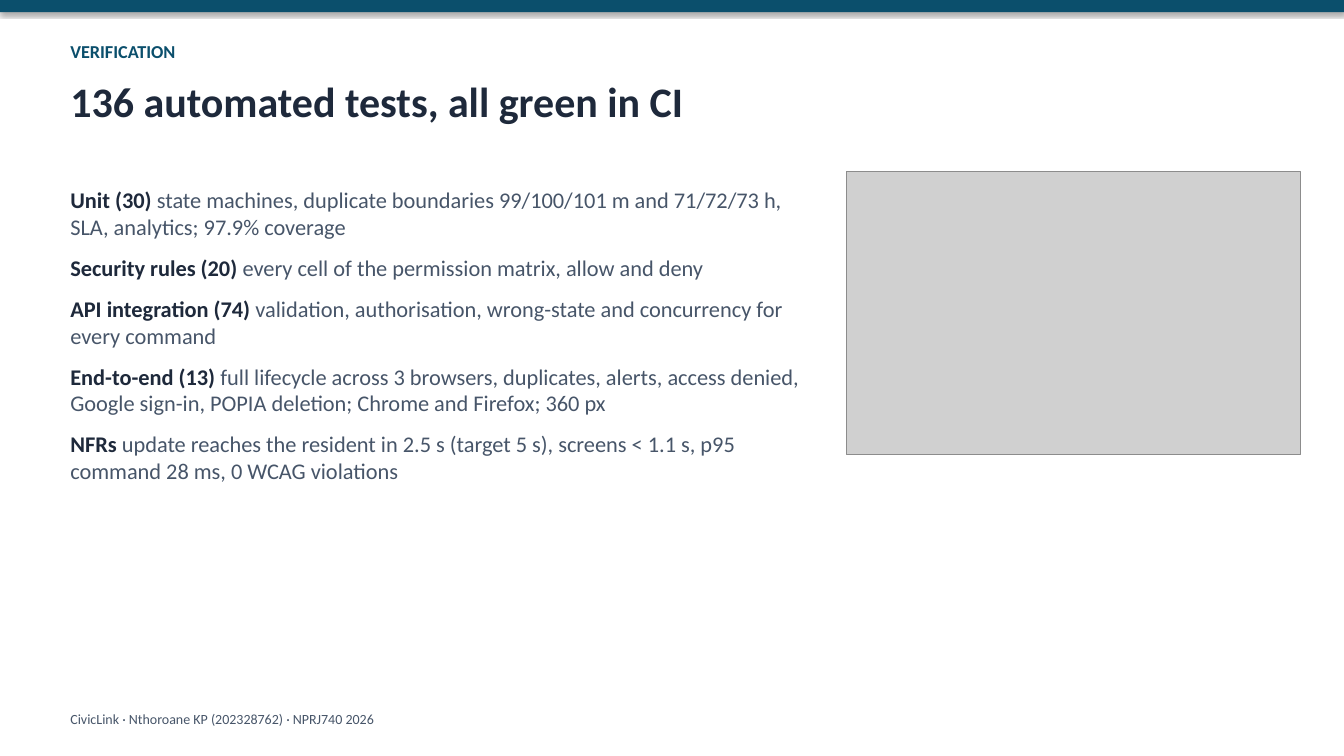
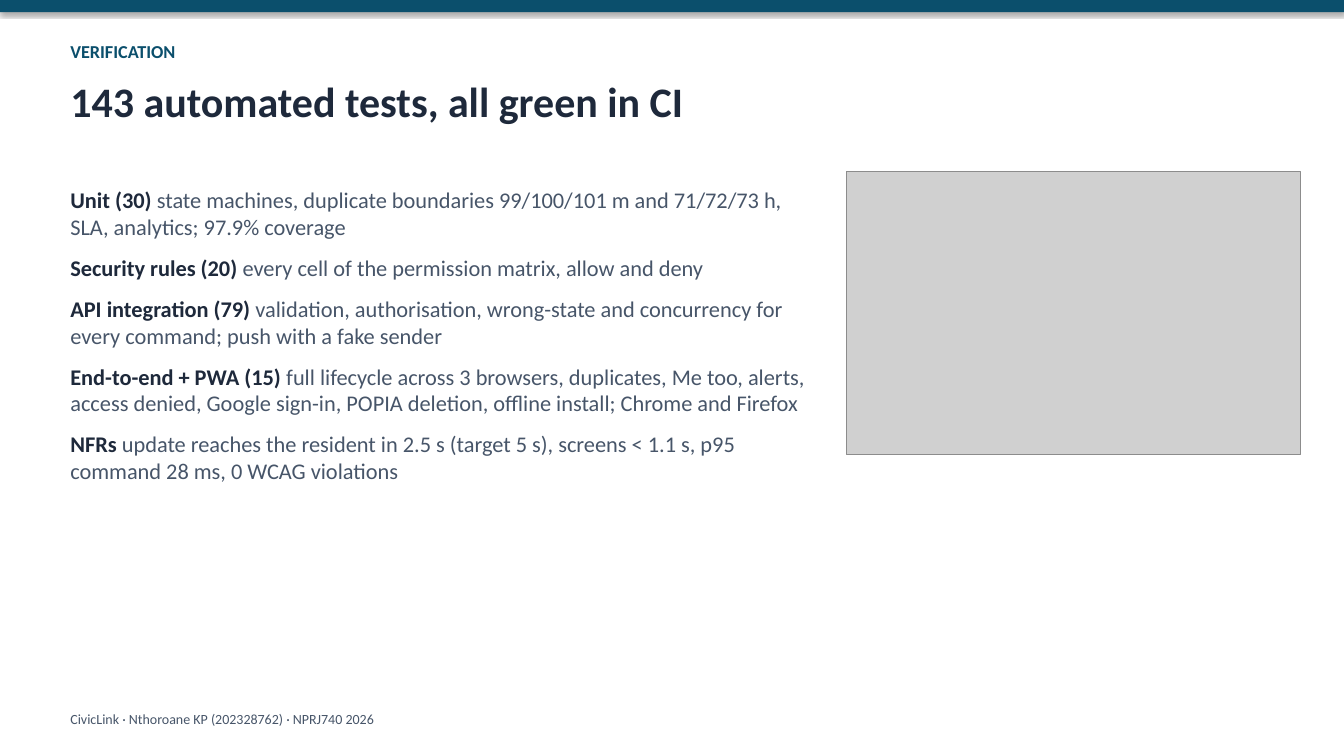
Before and after one commit to altechemist/civiclink, a slide deck: slide 5 of docs/presentation/CivicLink_Presentation.pptx. Drawn at 1344x756 pixels with LibreOffice and Linux fonts; fonts in the diff are those of the drawing; grey boxes stand for pictures. Boxes give left, top, right and bottom in pixels: in the first picture for what was removed or moved away, otherwise in the second. Text is boxed around its words. In the diff, an @@ line names an element or a change of style, - is before the commit and + after.

```diff
--- a/docs/presentation/CivicLink_Presentation.pptx
+++ b/docs/presentation/CivicLink_Presentation.pptx
@@ text at (x1=70, y1=87, x2=683, y2=124): text changed @@
-136 automated tests, all green in CI
+143 automated tests, all green in CI
@@ text at (x1=70, y1=300, x2=804, y2=415): text changed @@
-API integration (74) validation, authorisation, wrong-state and concurrency for every command
-End-to-end (13) full lifecycle across 3 browsers, duplicates, alerts, access denied, Google sign-in, POPIA deletion; Chrome and Firefox; 360 px
+API integration (79) validation, authorisation, wrong-state and concurrency for every command; push with a fake sender
+End-to-end + PWA (15) full lifecycle across 3 browsers, duplicates, Me too, alerts, access denied, Google sign-in, POPIA deletion, offline install; Chrome and Firefox
```
Also in this commit, not shown: 2 other slides changed, 2 other files.
